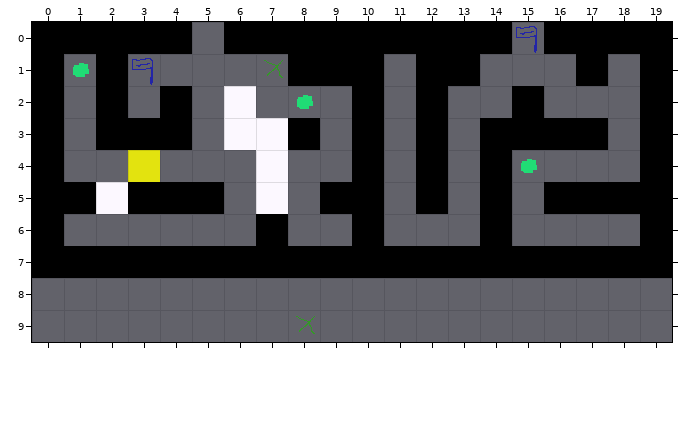
Tiled map: static/maps/test_map_2.tmx. The first picture shows the starting point.
Cells are 32x32 px. Shown: x 0..19, y 0..9.
Now the later version:
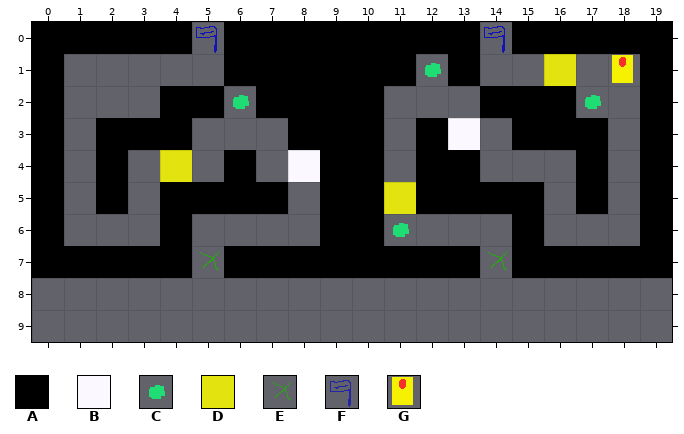
Key: from "tiles": A 0, B 1 "1", C 2, D 3 "0", E 4, F 5, G 6.
_ is an empty cell.
See-through tiles are keyed as they look on the map.
Diff:
{"where": "layer \"Primary Layer\""}
{"y":0,"x":5,"old":"_","new":"F"}
{"y":0,"x":14,"old":"A_","new":"FA"}
{"y":1,"x":1,"old":"CA","new":"__"}
{"y":1,"x":6,"old":"__","new":"AA"}
{"y":1,"x":11,"old":"_A","new":"AC"}
{"y":1,"x":16,"old":"_A_","new":"D_G"}
{"y":2,"x":2,"old":"A","new":"_"}
{"y":2,"x":5,"old":"_B_C_","new":"ACAAA"}
{"y":2,"x":12,"old":"A","new":"_"}
{"y":2,"x":14,"old":"_","new":"A"}
{"y":2,"x":16,"old":"__","new":"AC"}
{"y":3,"x":6,"old":"BB","new":"__"}
{"y":3,"x":9,"old":"_","new":"A"}
{"y":3,"x":13,"old":"_A","new":"B_"}
{"y":4,"x":2,"old":"_D_","new":"A_D"}
{"y":4,"x":6,"old":"_B__","new":"A_BA"}
{"y":4,"x":13,"old":"_AC","new":"A__"}
{"y":4,"x":17,"old":"_","new":"A"}
{"y":5,"x":1,"old":"ABA","new":"_A_"}
{"y":5,"x":6,"old":"_B","new":"AA"}
{"y":5,"x":11,"old":"_","new":"D"}
{"y":5,"x":13,"old":"_","new":"A"}
{"y":5,"x":15,"old":"_A","new":"A_"}
{"y":5,"x":18,"old":"A","new":"_"}
{"y":6,"x":4,"old":"_","new":"A"}
{"y":6,"x":7,"old":"A","new":"_"}
{"y":6,"x":9,"old":"_","new":"A"}
{"y":6,"x":11,"old":"_","new":"C"}
{"y":6,"x":14,"old":"A_","new":"_A"}
{"y":7,"x":5,"old":"A","new":"E"}
{"y":7,"x":14,"old":"A","new":"E"}
{"where": "layer \"Hidden Magic\" (removed)"}
{"y":0,"x":15,"old":"F","new":"_"}
{"y":1,"x":3,"old":"F","new":"_"}
{"y":1,"x":7,"old":"E","new":"_"}
{"y":9,"x":8,"old":"E","new":"_"}
